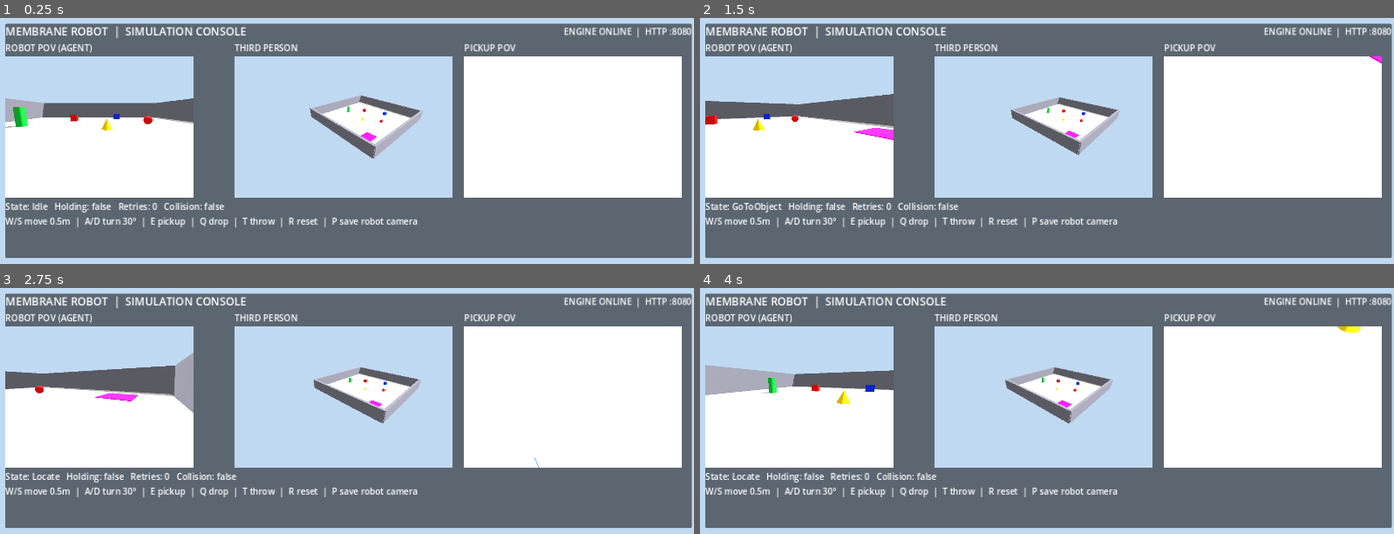
Above: before the commit, frames 1-4 (two rows, left to right).
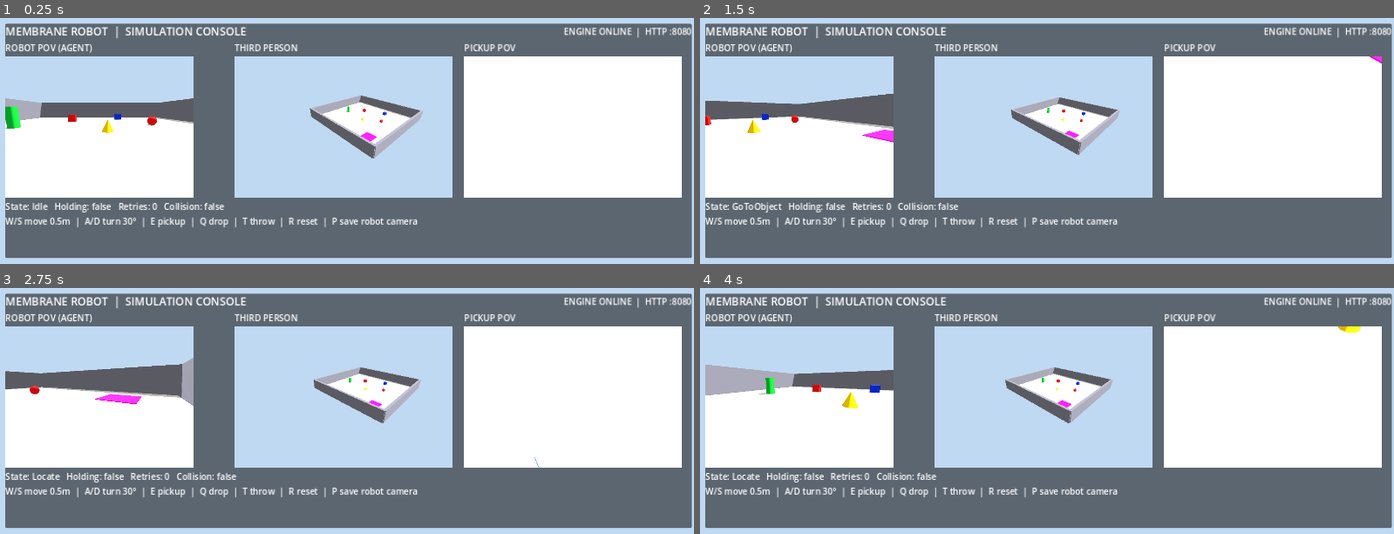
Above: after the commit, the same moments.

Repository: yashhhvardhannn/Hackoween
Game: Godot game, scene res://scenes/world.tscn
The game is run twice, just before and just after one commit, with the same random seed, the same clock (stepped at 60 frames per second) and the same inputs.
Inputs:
- Up to frame 1 (0.25 s): no input
- Up to frame 2 (1.5 s): tap Enter at 0.5 s; hold D 0.53-1.28 s; tap E at 0.6 s; tap Space at 1.25 s; hold S from 1.28 s (still down); tap Q at 1.35 s
- Up to frame 3 (2.75 s): release S at 2.03 s; hold D from 2.03 s (still down); tap T at 2.1 s
- Up to frame 4 (4 s): tap Enter at 2.75 s; release D at 2.78 s; hold W 2.78-3.53 s; tap R at 2.85 s; hold A from 3.53 s (still down); tap P at 3.6 s

The runs differ from the first frame. In frame 1, 0.5% of the frame differs, in the area x 0-28%, y 34-47%; in frame 2, 0.4%; in frame 3, 0.6%, in the area x 0-28%, y 26-51%; in frame 4, 0.4%.

Commit message:
engine: measure pickup reach from robot front, camera at front
Reach was measured from the robot centre, leaving only ~5 cm between
'too far to pick up' (0.50 m) and touching the object (0.43 m). The brief's
0.5 m reach is now measured from the robot front, so pickup works from
0.43 to ~0.78 m centre-to-centre (tested), including right after a bump.
Camera moved to the robot front as the brief specifies; carried object sits
low in front of the camera so it stays visible without blocking the view.

Co-Authored-By: Claude Opus 5.5 <noreply@anthropic.com>

Diff:
--- a/engine/scripts/world_builder.gd
+++ b/engine/scripts/world_builder.gd
@@ -5,7 +5,9 @@
 const PORT := 8080
 const SPEED := 1.0
 const TURN_SPEED := 90.0
-const PICKUP_REACH := 0.5
+const PICKUP_REACH := 0.5      # brief: reach 0.5 m, measured from the robot's FRONT
+const ROBOT_RADIUS := 0.28     # matches the body capsule; the front is this far from the centre
+const CAMERA_FORWARD := 0.28   # brief: camera at the robot front, 0.5 m above the floor
 const PICKUP_HALF_ANGLE := 30.0
 const MAX_DEPTH := 10.0
 const BACK_OFF := 0.1          # brief: on collision, back off 0.1 m
@@ -239,7 +241,7 @@
 
 	pickup_point = Marker3D.new()
 	pickup_point.name = "PickupPoint"
-	pickup_point.position = Vector3(0.48, 0.55, 0)
+	pickup_point.position = Vector3(0.62, 0.25, 0)
 	robot.add_child(pickup_point)
 
 	pickup_area = Area3D.new()
@@ -248,7 +250,7 @@
 	pickup_area.collision_layer = 0
 	pickup_area.collision_mask = 2
 	var ps := SphereShape3D.new()
-	ps.radius = PICKUP_REACH
+	ps.radius = PICKUP_REACH + 0.1  # covers everything up to ~0.85 m ahead of the centre
 	var pcs := CollisionShape3D.new()
 	pcs.shape = ps
 	pickup_area.add_child(pcs)
@@ -310,7 +312,7 @@
 	if robot == null:
 		return
 	var fwd := _forward()
-	look_cam.global_position = robot.global_position + Vector3.UP * 0.5
+	look_cam.global_position = robot.global_position + fwd * CAMERA_FORWARD + Vector3.UP * 0.5
 	look_cam.look_at(look_cam.global_position + fwd + Vector3.DOWN * 0.18, Vector3.UP)
 	pov_cam.global_transform = look_cam.global_transform
 	# Close, downward-angled view of the pickup point. Keep the camera just
@@ -481,7 +483,7 @@
 		var offset: Vector3 = body.global_position - robot.global_position
 		var flat := Vector3(offset.x, 0, offset.z)
 		var d := flat.length()
-		if d > PICKUP_REACH:
+		if d - ROBOT_RADIUS > PICKUP_REACH:  # gap from robot front to object centre
 			continue
 		if d > 0.001 and rad_to_deg(acos(clampf(fwd.dot(flat.normalized()), -1.0, 1.0))) > PICKUP_HALF_ANGLE:
 			continue
